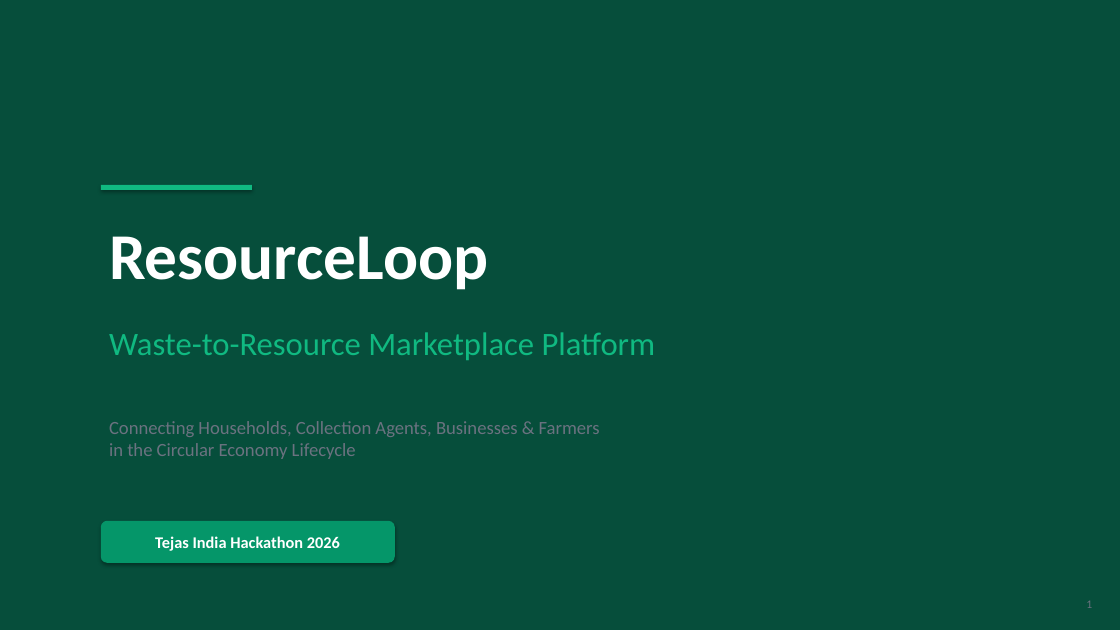
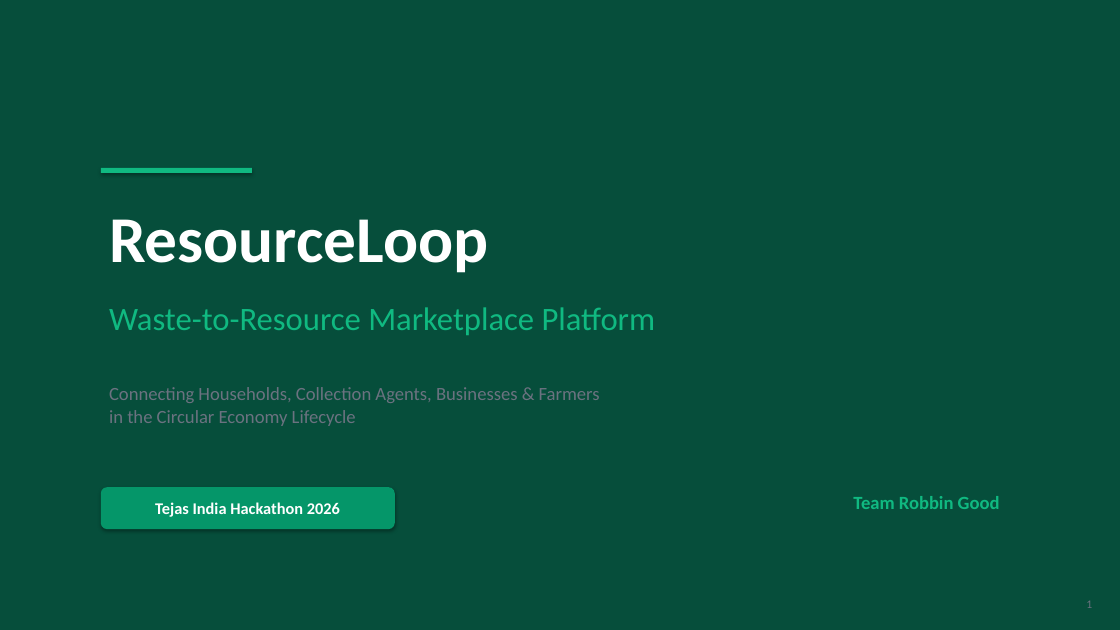
Before and after one commit to Tejas-India-Hackathon-2026/Team-Robbin-Good, a slide deck: slide 1 of ResourceLoop_Pitch_Deck.pptx. Drawn at 1120x630 pixels with LibreOffice and Linux fonts; fonts in the diff are those of the drawing. Boxes give left, top, right and bottom in pixels: in the first picture for what was removed or moved away, otherwise in the second. Text is boxed around its words. In the diff, an @@ line names an element or a change of style, - is before the commit and + after.

Commit message:
docs: comprehensive 18-slide pitch deck with aligned layout and module deep-dives

```diff
--- a/ResourceLoop_Pitch_Deck.pptx
+++ b/ResourceLoop_Pitch_Deck.pptx
@@ rectangle: place and size @@
-rectangle at (101,185,252,190)
+rectangle at (101,168,252,173)
@@ text "ResourceLoop": place and size @@
-text "ResourceLoop" at (109,236,488,290)
+text "ResourceLoop" at (109,219,488,273)
@@ text "Waste-to-Resource Marketplace Platform": place and size @@
-text "Waste-to-Resource Marketplace Platform" at (109,332,656,360)
+text "Waste-to-Resource Marketplace Platform" at (109,307,656,335)
@@ text "Connecting Households, Collection Agents, Businesses ...": place and size @@
-text "Connecting Households, Collection Agents, Businesses ..." at (109,421,600,459)
+text "Connecting Households, Collection Agents, Businesses ..." at (109,387,600,426)
@@ rounded rectangle "Tejas India Hackathon 2026": place and size @@
-rounded rectangle "Tejas India Hackathon 2026" at (101,521,395,563)
+rounded rectangle "Tejas India Hackathon 2026" at (101,487,395,529)
@@ text added at (853,496,1000,509), 16 pt, text #10B981, bold @@
+Team Robbin Good
```
Also in this commit, not shown: 10 other slides changed, 7 slides added, 1 slide removed.
